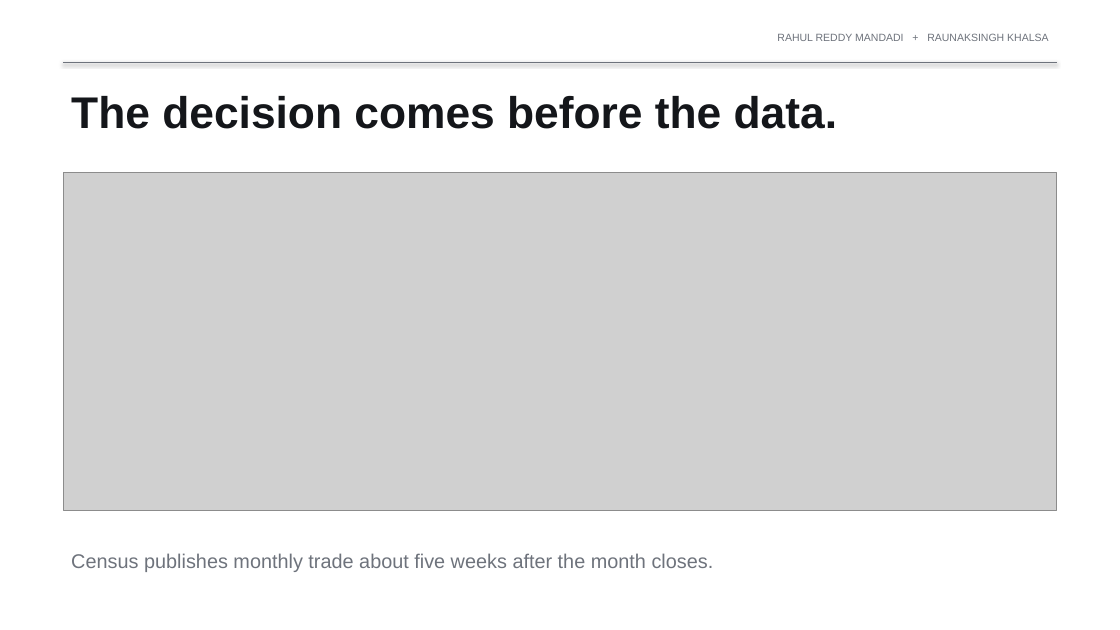
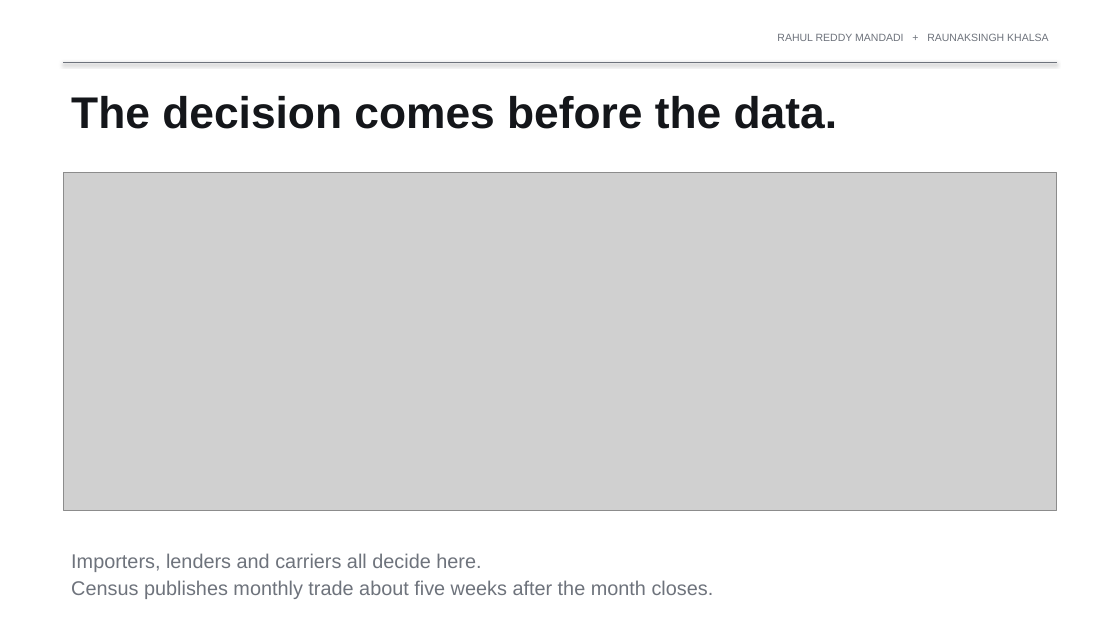
Before and after one commit to rahul-mandadi/tariff-rush, a slide deck: slide 3 of slides/Mandadi_Khalsa_Presentation1.pptx. Drawn at 1120x630 pixels with LibreOffice and Linux fonts; fonts in the diff are those of the drawing; grey boxes stand for pictures. Boxes give left, top, right and bottom in pixels: in the first picture for what was removed or moved away, otherwise in the second. Text is boxed around its words. In the diff, an @@ line names an element or a change of style, - is before the commit and + after.

```diff
--- a/slides/Mandadi_Khalsa_Presentation1.pptx
+++ b/slides/Mandadi_Khalsa_Presentation1.pptx
@@ text at (x1=71, y1=553, x2=481, y2=572): paragraph added @@
+Importers, lenders and carriers all decide here.
```
Also in this commit, not shown: 3 other slides changed, 1 other file.
